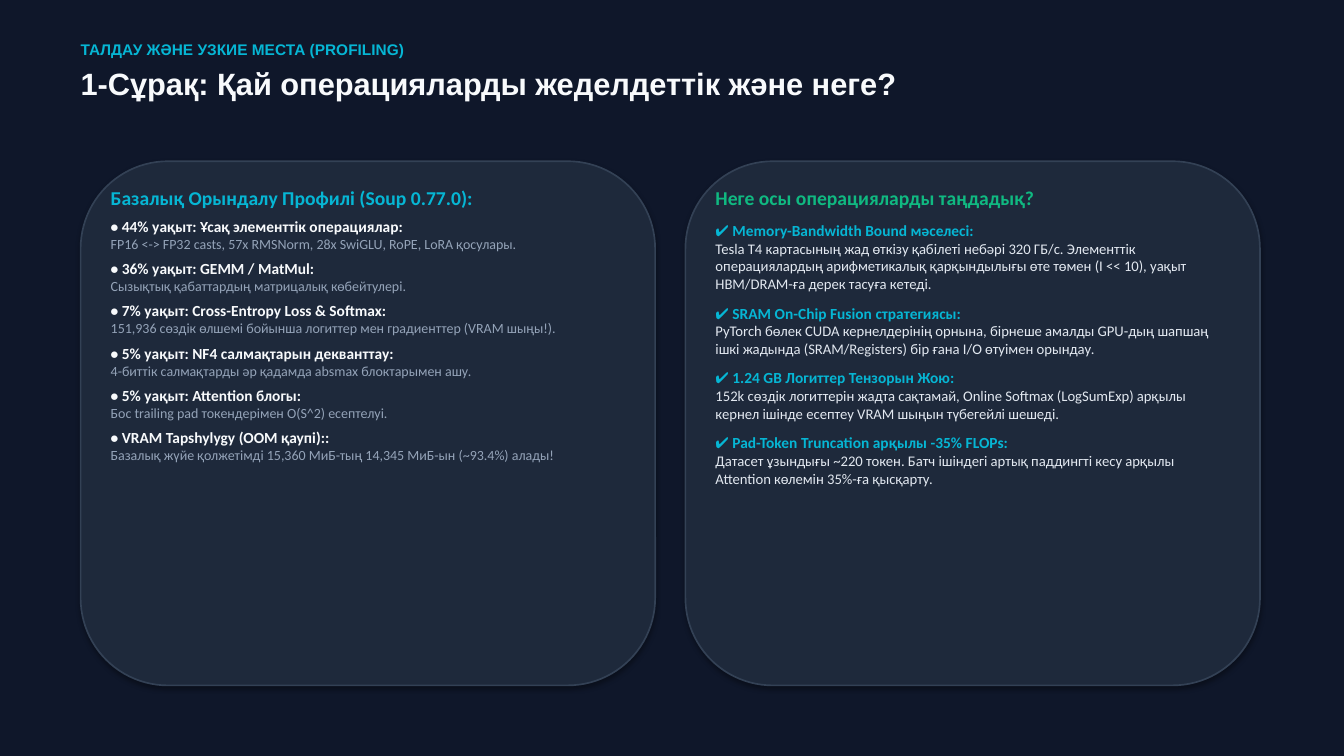
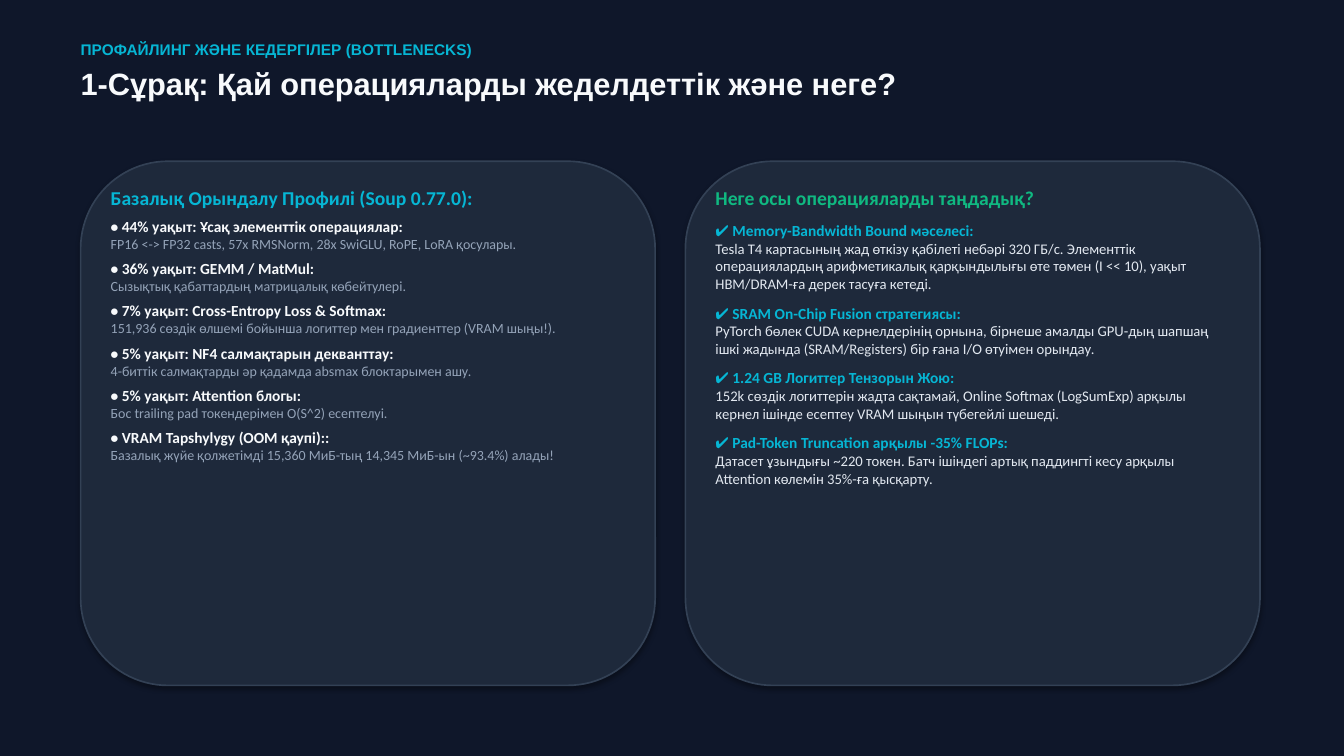
Before and after one commit to ninumaki/SoupLunar, a slide deck: slide 2 of presentation.pptx. Drawn at 1344x756 pixels with LibreOffice and Linux fonts; fonts in the diff are those of the drawing. Boxes give left, top, right and bottom in pixels: in the first picture for what was removed or moved away, otherwise in the second. Text is boxed around its words. In the diff, an @@ line names an element or a change of style, - is before the commit and + after.

```diff
--- a/presentation.pptx
+++ b/presentation.pptx
@@ text at box(81, 43, 472, 58): text changed @@
-ТАЛДАУ ЖӘНЕ УЗКИЕ МЕСТА (PROFILING)
+ПРОФАЙЛИНГ ЖӘНЕ КЕДЕРГІЛЕР (BOTTLENECKS)
```
Also in this commit, not shown: 4 other slides changed, 2 other files.
